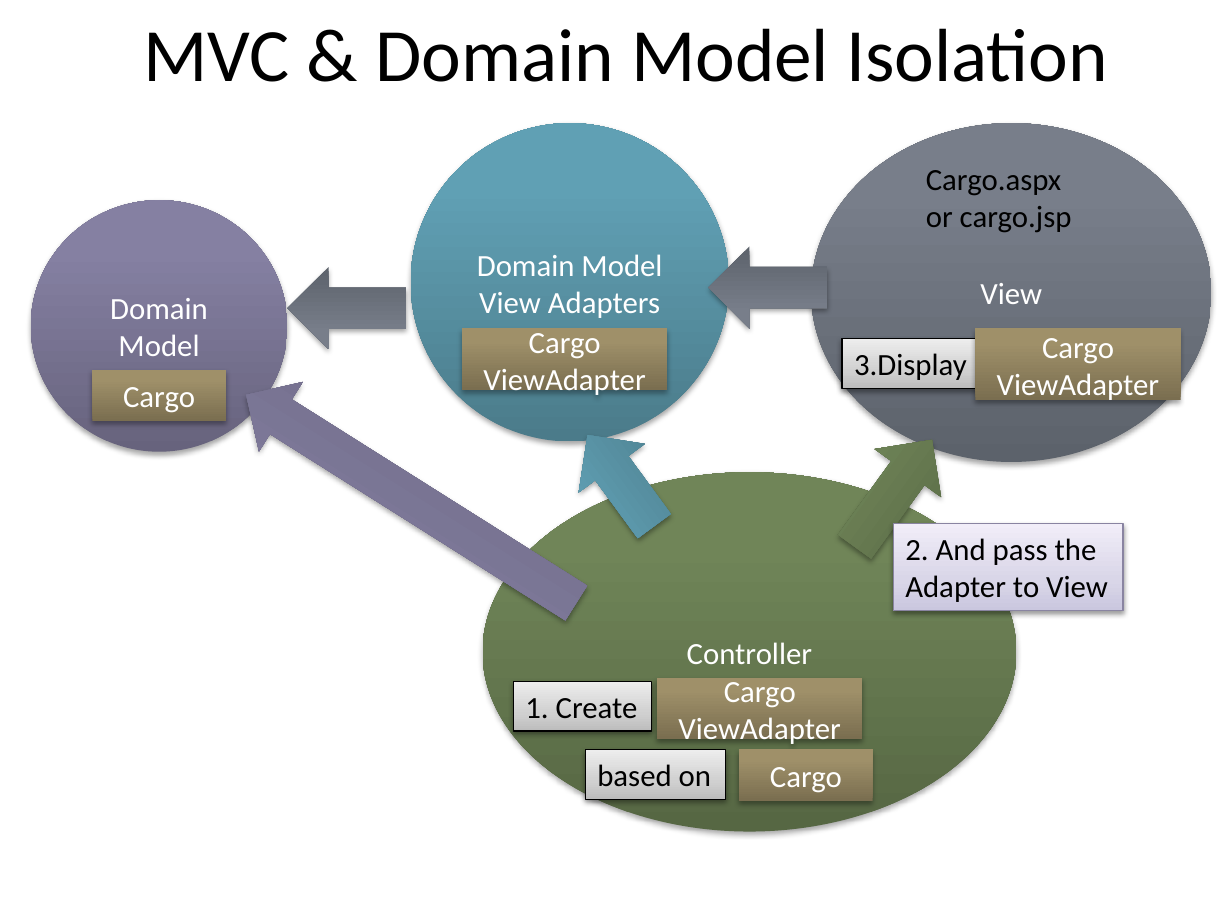
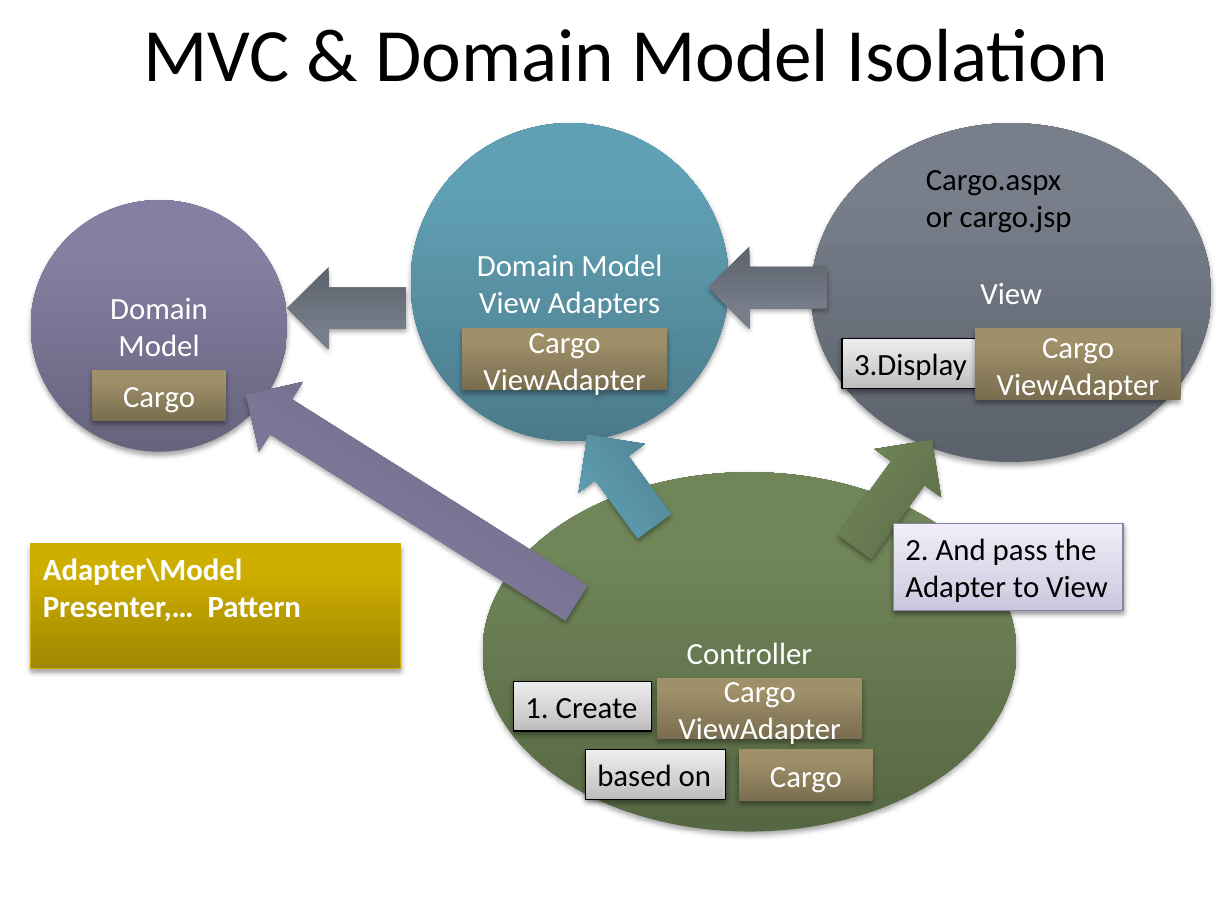
Before and after one commit to arturtv/dddpresentation, a slide deck: slide 49 of Domain-DrivenDesign.A.Trosin.pptx. Drawn at 1232x924 pixels with LibreOffice and Linux fonts; fonts in the diff are those of the drawing. Boxes give left, top, right and bottom in pixels: in the first picture for what was removed or moved away, otherwise in the second. Text is boxed around its words. In the diff, an @@ line names an element or a change of style, - is before the commit and + after.

```diff
--- a/Domain-DrivenDesign.A.Trosin.pptx
+++ b/Domain-DrivenDesign.A.Trosin.pptx
@@ rectangle added at [31, 545, 400, 669], fill gradient #A08800 to #CFB000 to #D0B100, outline #CCAE05 0.75 pt, 18 pt, text #FFFFFF, bold @@
+Adapter\Model Presenter,… Pattern
```
Also in this commit, not shown: 5 other slides changed.
